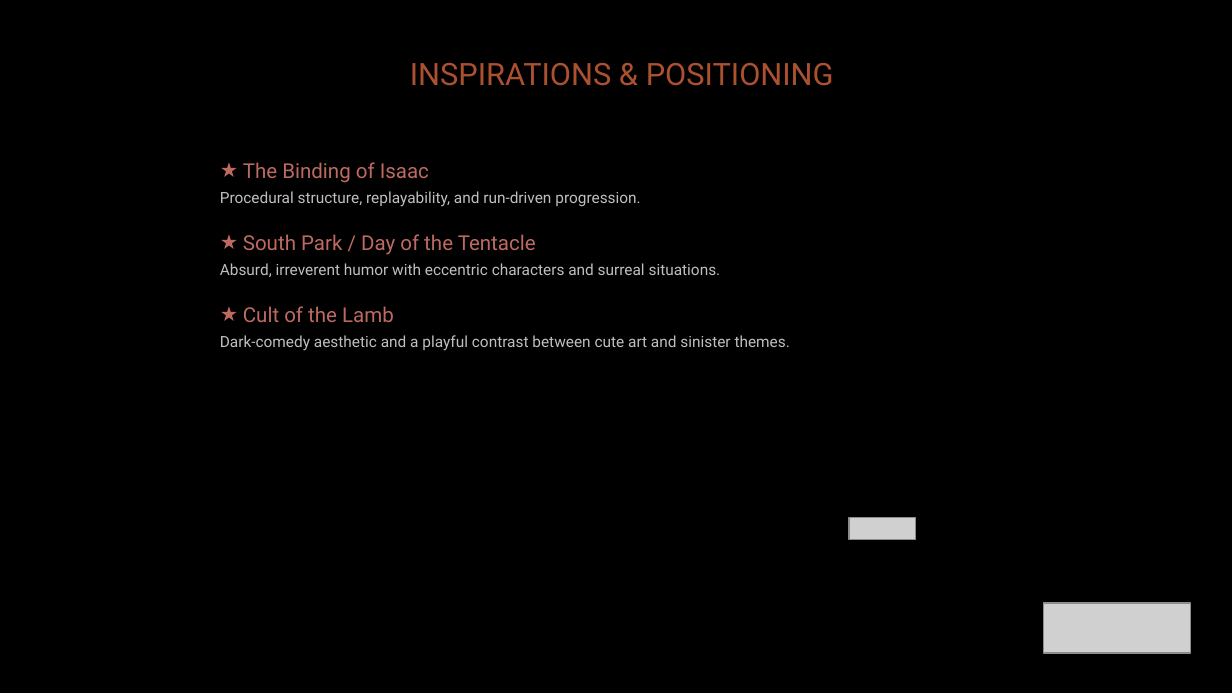
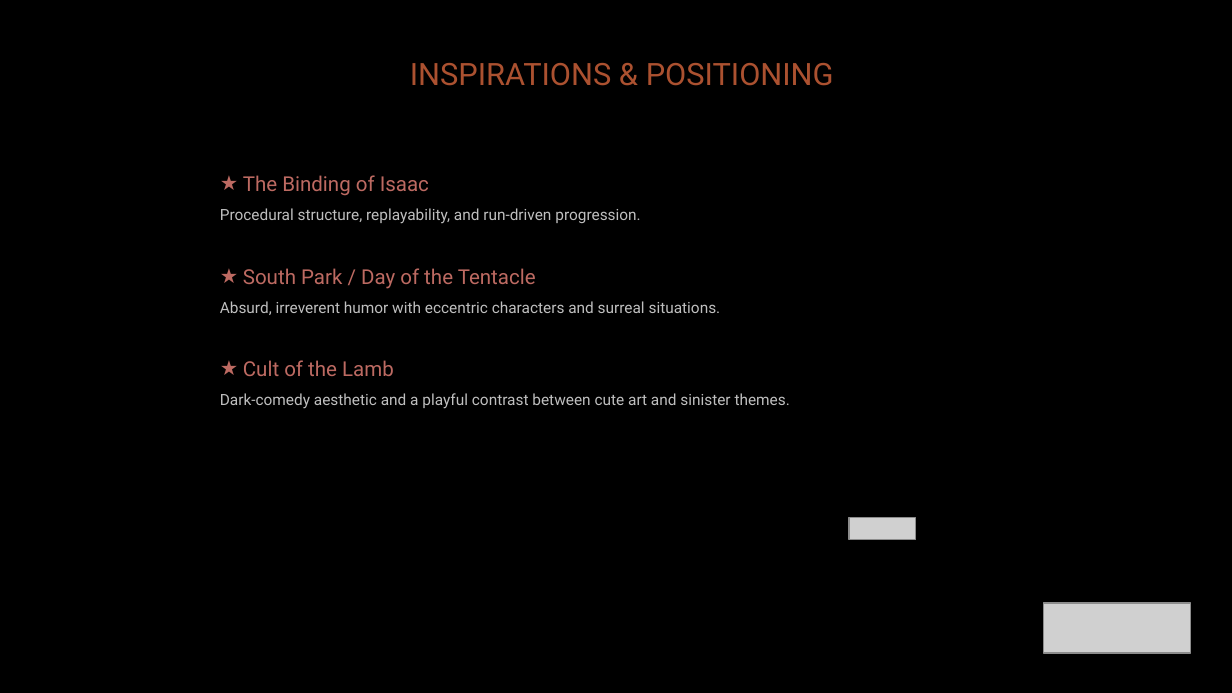
Before and after one commit to diegohcanepa/Remizione, a slide deck: slide 4 of Pitch Deck.pptx. Drawn at 1232x693 pixels with LibreOffice and Linux fonts; fonts in the diff are those of the drawing; grey boxes stand for pictures; background and template pictures are left out. Boxes give left, top, right and bottom in pixels: in the first picture for what was removed or moved away, otherwise in the second. Text is boxed around its words. In the diff, an @@ line names an element or a change of style, - is before the commit and + after.

```diff
--- a/Pitch Deck.pptx
+++ b/Pitch Deck.pptx
@@ text "The Binding of Isaac" at <box>220,175,790,409</box>: line spacing 14pt to 1.5 @@
```
Also in this commit, not shown: 3 other slides changed.
